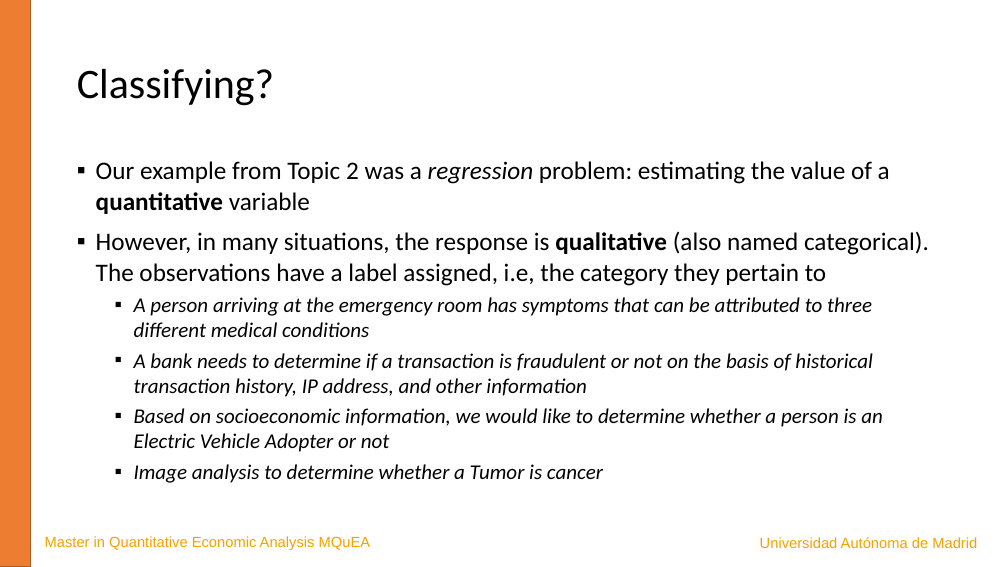
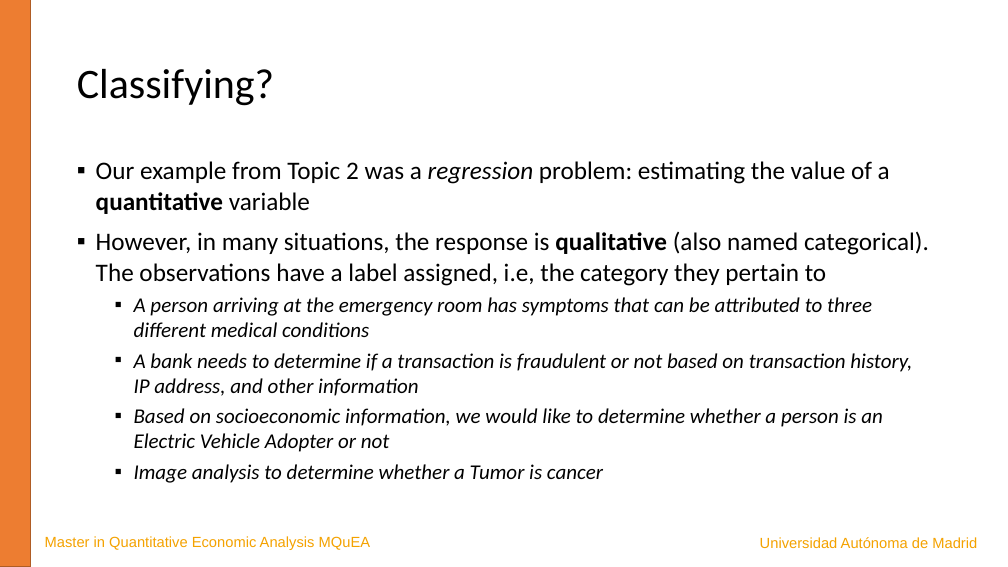
Before and after one commit to JavierBas/IMLEF-MQuEA, a slide deck: slide 3 of Course content/Slides/Topic 4 - Classification.pptx. Drawn at 1008x567 pixels with LibreOffice and Linux fonts; fonts in the diff are those of the drawing. Boxes give left, top, right and bottom in pixels: in the first picture for what was removed or moved away, otherwise in the second. Text is boxed around its words. In the diff, an @@ line names an element or a change of style, - is before the commit and + after.

```diff
--- a/Course content/Slides/Topic 4 - Classification.pptx
+++ b/Course content/Slides/Topic 4 - Classification.pptx
@@ text at bbox=[134, 353, 912, 396]: text changed @@
-  ▪ A bank needs to determine if a transaction is fraudulent or not on the basis of historical transaction history, IP address, and other information
+  ▪ A bank needs to determine if a transaction is fraudulent or not based on transaction history, IP address, and other information
```
Also in this commit, not shown: 6 other slides changed, 3 slides removed, 6 other files.
